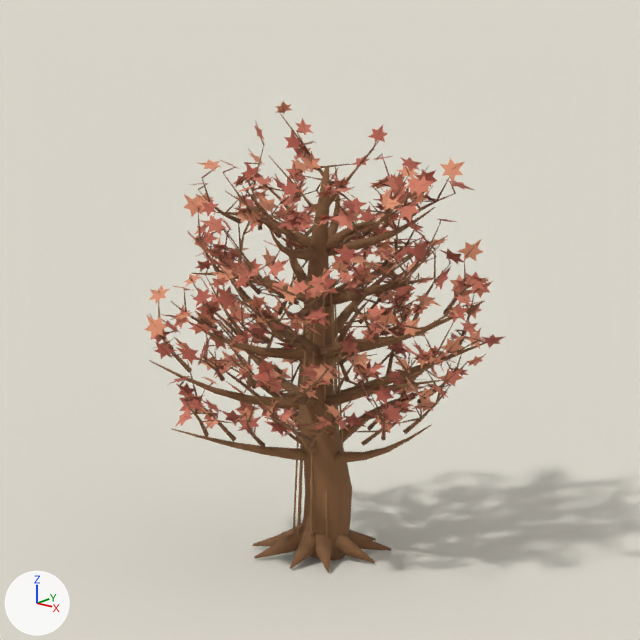
An edit to the Blender file assets/trees/source/maple-detailed.blend, drawn before and after from the same camera.
The view is the same before and after, from the file's camera 'Camera'. The axes (+X, +Y, +Z) are drawn at lower left. The lights are the same throughout. The picture after the commit comes second.

Objects in the first picture: 'Maple leaves 1', 'Maple leaves 2', 'Maple leaves 3', 'Maple raised bark', 'Maple trunk and branches', 'Maple veins', 'Preview ground - not exported'.
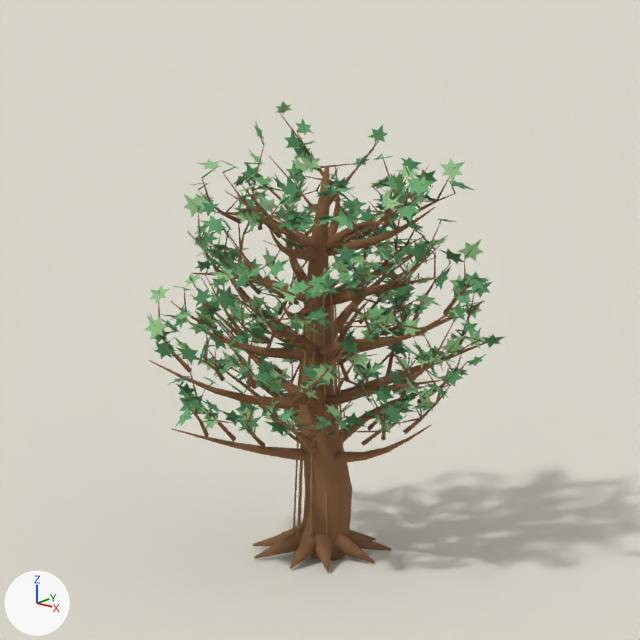
What differs and where, as boxes [x1, y1, x2, y2] in the pictures (640 x 640 px):
'Maple leaves 1', recoloured
    both: [155, 126, 504, 437]
'Maple leaves 3', recoloured
    both: [144, 101, 487, 430]
'Maple leaves 2', recoloured
    both: [153, 120, 493, 438]

Diff of the bpy script that builds the scene:
```diff
--- a/assets/trees/source/maple-detailed.blend.py
+++ b/assets/trees/source/maple-detailed.blend.py
@@ mat_maple_leaf_warm_green @@
+mat_maple_leaf_warm_green = principled_material('Maple leaf warm green')
+mat_maple_leaf_warm_green.base_color = (0.3, 0.52, 0.24)  # green #95bf86
+mat_maple_leaf_warm_green.roughness = 0.82
@@ mat_maple_leaf_green @@
+mat_maple_leaf_green = principled_material('Maple leaf green')
+mat_maple_leaf_green.base_color = (0.14, 0.38, 0.16)  # green #69a66f
+mat_maple_leaf_green.roughness = 0.84
@@ mat_maple_leaf_deep_green @@
+mat_maple_leaf_deep_green = principled_material('Maple leaf deep green')
+mat_maple_leaf_deep_green.base_color = (0.07, 0.23, 0.09)  # green #4b8455
+mat_maple_leaf_deep_green.roughness = 0.86
@@ me_maple_leaves_1mesh @@
 me_maple_leaves_1mesh.from_pydata(...)  # 2145 vertices, 1980 faces; spans x -0.89..0.96, y -0.84..0.93, z 0.68..2.14
-me_maple_leaves_1mesh.materials.append(mat_maple_leaf_deep_red)  # red #b35f4d
+me_maple_leaves_1mesh.materials.append(mat_maple_leaf_deep_green)  # green #4b8455
@@ me_maple_leaves_2mesh @@
 me_maple_leaves_2mesh.from_pydata(...)  # 2184 vertices, 2016 faces; spans x -0.87..1.04, y -0.85..1.02, z 0.69..2.18
-me_maple_leaves_2mesh.materials.append(mat_maple_leaf_red)  # orange #ce7961
+me_maple_leaves_2mesh.materials.append(mat_maple_leaf_green)  # green #69a66f
@@ me_maple_leaves_3mesh @@
 me_maple_leaves_3mesh.from_pydata(...)  # 2301 vertices, 2124 faces; spans x -0.9..0.97, y -0.85..0.92, z 0.76..2.24
-me_maple_leaves_3mesh.materials.append(mat_maple_leaf_warm_red)  # beige #dd916f
+me_maple_leaves_3mesh.materials.append(mat_maple_leaf_warm_green)  # green #95bf86
```
